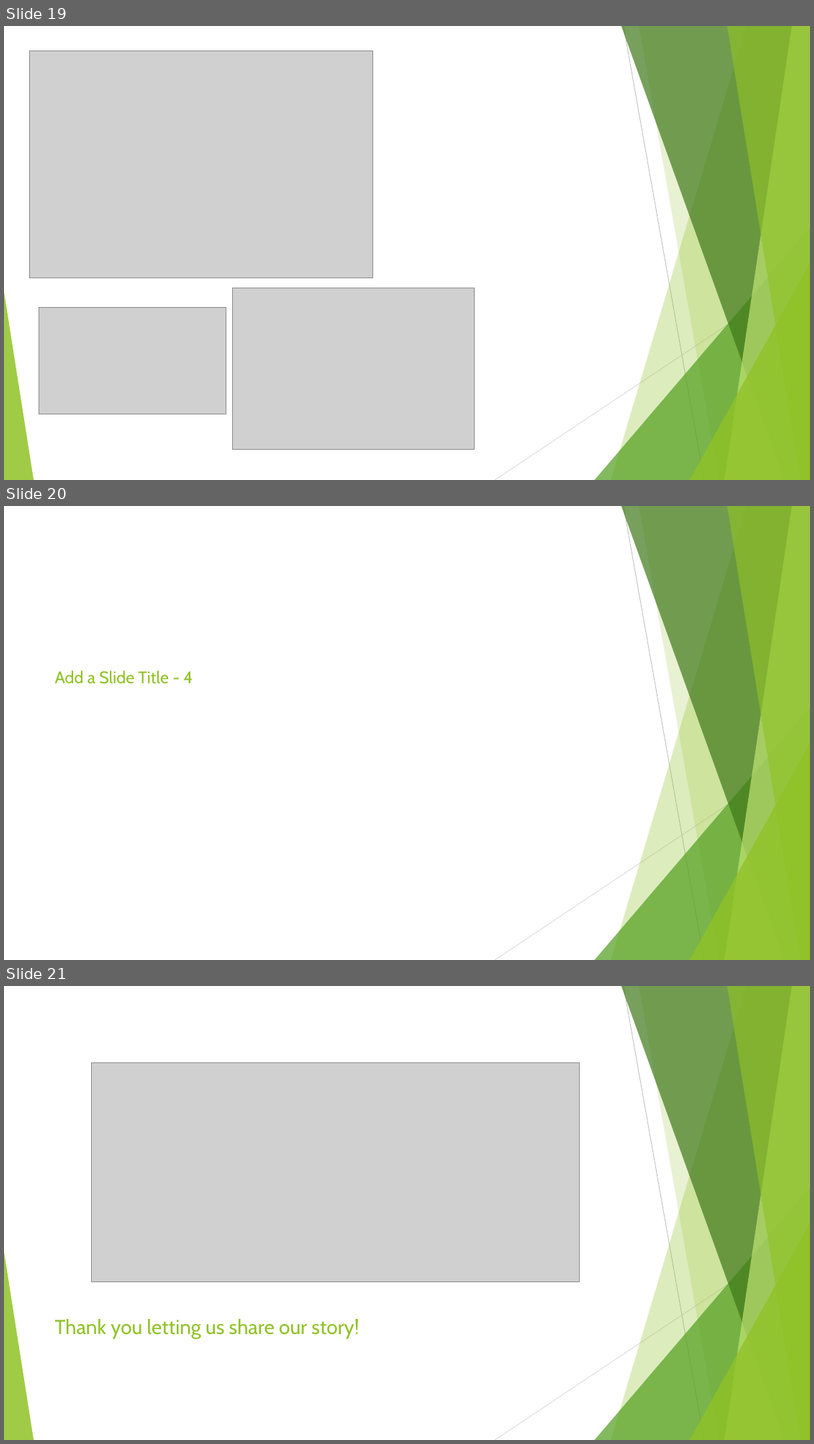
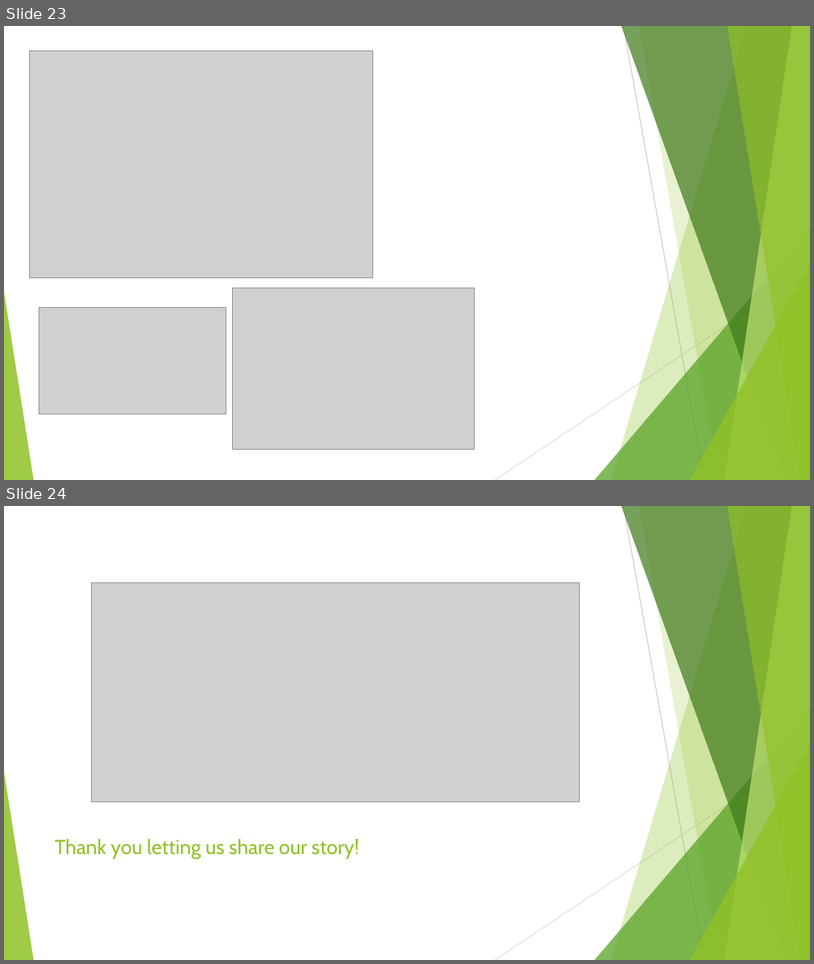
Before and after one commit to Project-JCSA/FL_Electric_Vehicles, a slide deck: Florida_Electric_Vehicles.pptx. Shown one above the other, each under a label of ours: slides 19, 20 and 21 before the commit, slides 23 and 24 after it. The pictures are 814x1444 and 814x964 pixels, drawn with LibreOffice and Linux fonts; fonts in the diff are those of the drawing; grey boxes stand for pictures. Boxes give left, top, right and bottom in pixels: in the first picture for what was removed or moved away, otherwise in the second. Text is boxed around its words. In the diff, an @@ line names an element or a change of style, - is before the commit and + after.

```diff
--- a/Florida_Electric_Vehicles.pptx
+++ b/Florida_Electric_Vehicles.pptx
@@ slide 20 removed at (4, 506, 810, 960), background #FFFFFF; not listed: 10 template elements that a slide beside it also shows @@
@@ rectangle removed at (4, 506, 488, 960) @@
@@ title removed at (55, 670, 193, 684) @@
-Add a Slide Title - 4
@@ what was slide 19 is now slide 23 @@
@@ what was slide 21 is now slide 24 @@
```
Also in this commit, not shown: 7 slides added, 3 other slides removed.
